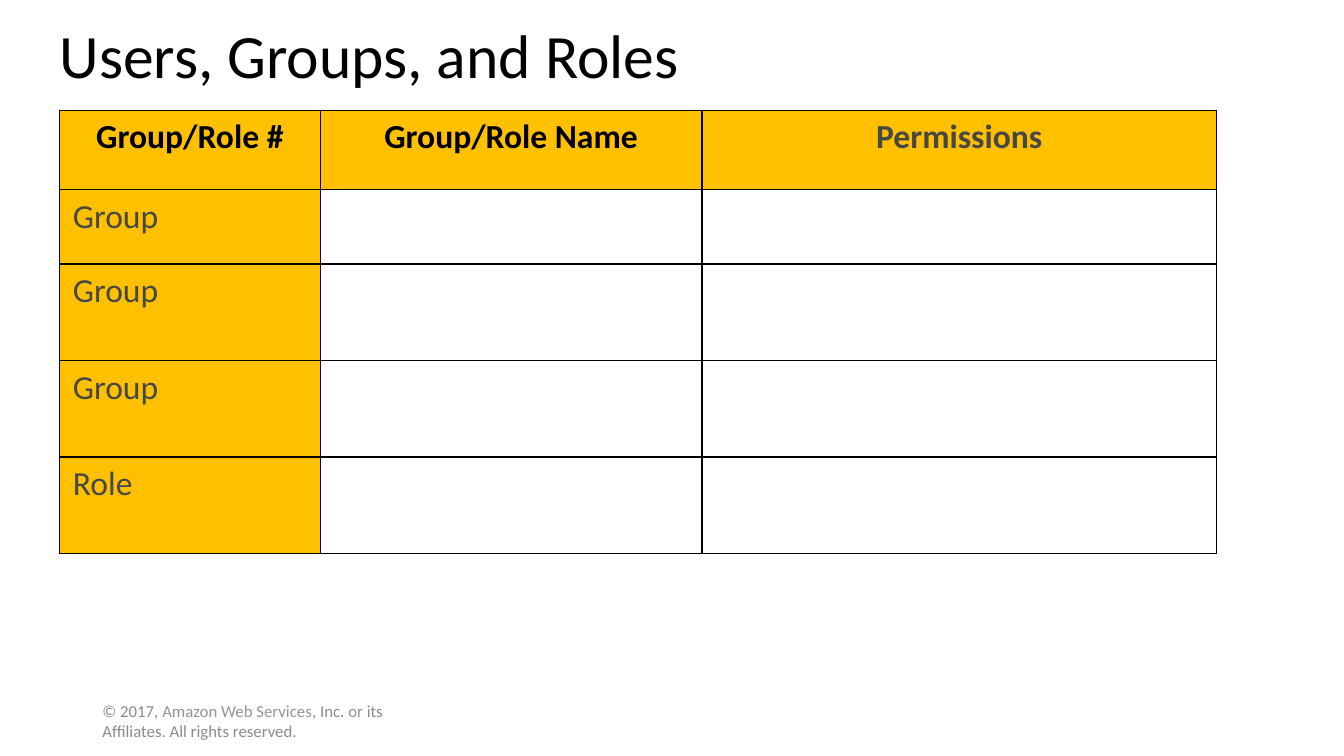
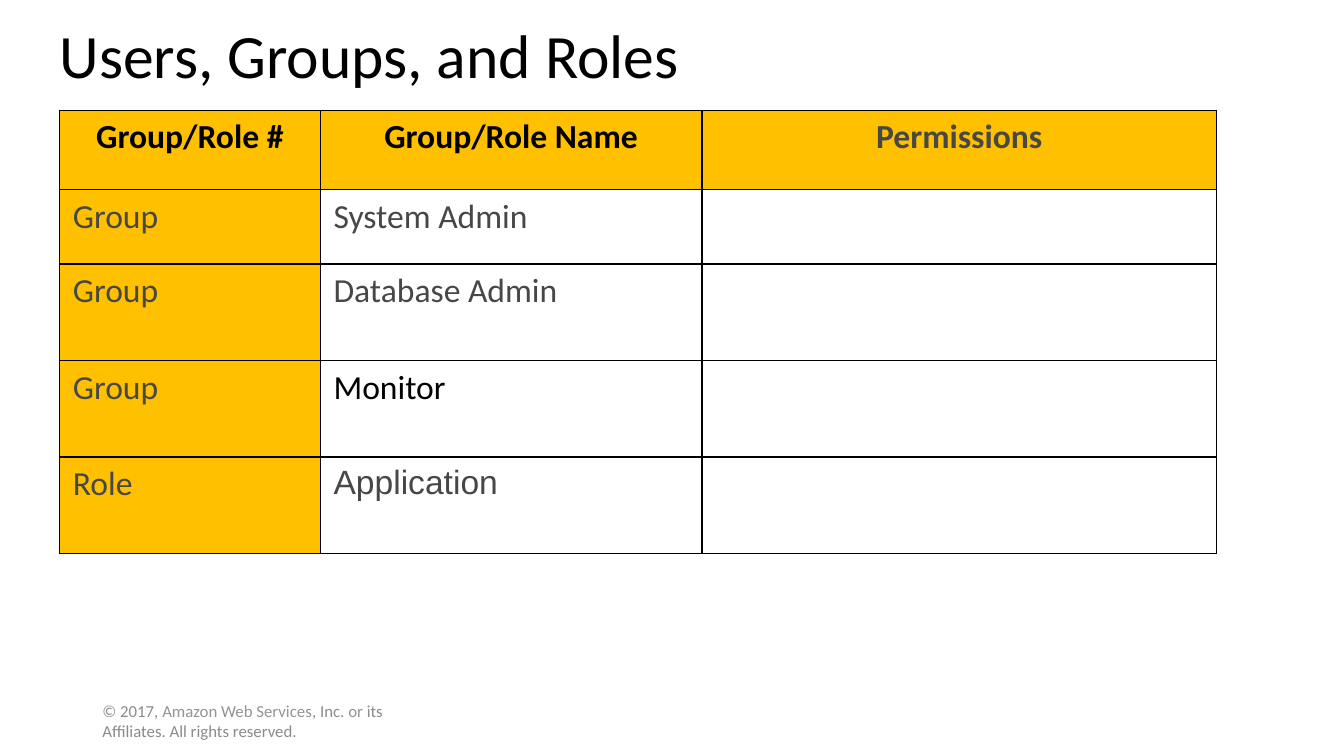
Before and after one commit to WilliamCareySemiColon/college_y3, a slide deck: slide 4 of Cloud_Computing/Labs/Assignment/part 1/solution temp.pptx. Drawn at 1344x756 pixels with LibreOffice and Linux fonts; fonts in the diff are those of the drawing. Boxes give left, top, right and bottom in pixels: in the first picture for what was removed or moved away, otherwise in the second. Text is boxed around its words. In the diff, an @@ line names an element or a change of style, - is before the commit and + after.

```diff
--- a/Cloud_Computing/Labs/Assignment/part 1/solution temp.pptx
+++ b/Cloud_Computing/Labs/Assignment/part 1/solution temp.pptx
@@ table at [59, 110, 1217, 554] @@
-row 2, column 2: 
+row 2, column 2: System Admin
-row 3, column 2: 
+row 3, column 2: Database Admin
-row 4, column 2: 
+row 4, column 2: Monitor
-row 5, column 2: 
+row 5, column 2: Application
```
Also in this commit, not shown: 3 other slides changed, 1 slide added, 21 other files.
